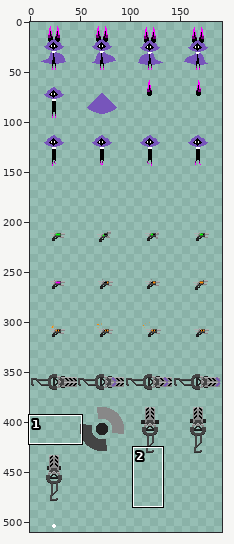
One commit to this sprite sheet: sprites/character.png. The picture above shows the old version from afar; the outline marks the close-up.
Close-up. The starting point:
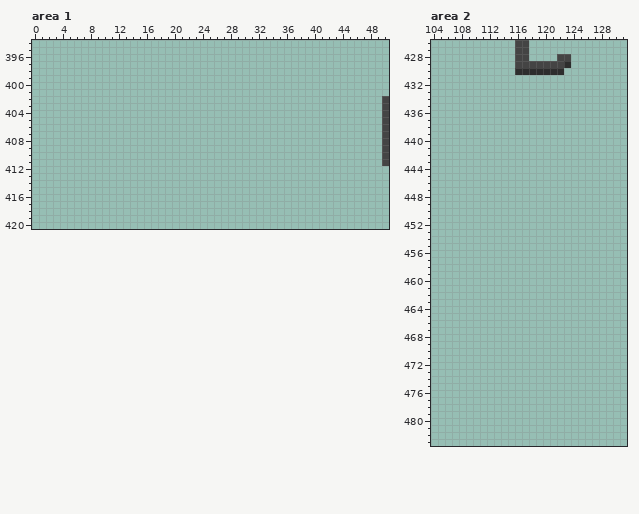
The file is 192x528 pixels. Shown: area 1: x 0..50, y 394..420; area 2: x 104..131, y 426..483. The old version is drawn lined up with the new one. The wide view leaves out empty margins. The commit also changed other parts of the picture, which this record leaves out.
New version:
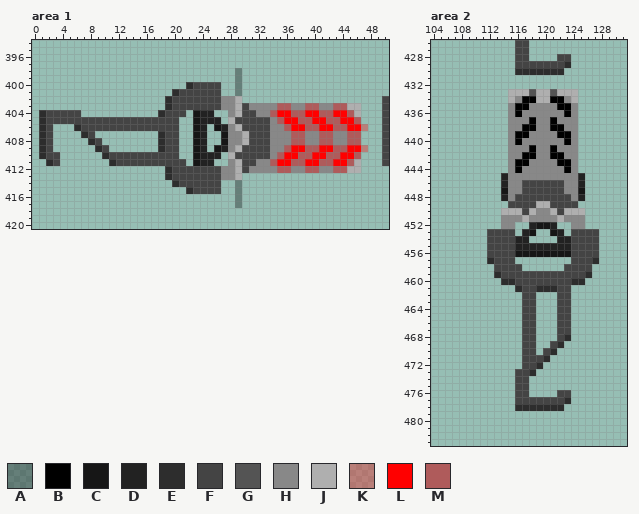
Palette (. is transparent): A #00000054  B #000000  C #161616  D #222222  E #2d2d2d  F #444444  G #545454  H #888888  J #afafaf  K #ff000054  L #ff0000  M #af5b5b
Edits made:
drawings rearranged on the sheet (the old picture shows each at its new place; 4 dropped ones are not shown)
Changed rows in their new state; - is an unchanged pixel.
Area 1:
first column x 1:
398 ----------------------------A------------------
399 ----------------------------A------------------
400 ---------------------EFFFF--A------------------
401 -------------------EFFFFFF--A------------------
402 ------------------EFFFFFFFHHJ------------------
403 ------------------EFFFFFFFHHJFHHHHMMHHMMHHMMJJ-
404 EFFFFF-----------EFFF-CDD--HJFFHHMLLMMLLMMLLMJ-
405 EFFFFFFFFFFFFFFFFFFF--CDDD-JFFFFFHMLLMMLLMMLLM-
406 EF---EFFFFFFFFFFFFFF--CD-CDHJFFFFHHMLLMMLLMMLLK
407 EF----EF---------EFF--CD--CHHJFFFHHHMMHHMMHHMM-
408 EF-----EF--------EFF--CD--CHHJFFFHHHMMHHMMHHMM-
409 EF------EF-------EFF--CD-CDHJFFFFHHMLLMMLLMMLLK
410 EFF------EFFFFFFFFFF--CDDD-JFFFFFHMLLMMLLMMLLM-
411 -EF-------EFFFFFFFFFF-CDD--HJFFHHMLLMMLLMMLLMJ-
412 ------------------EFFFFFFFHHJFHHHHMMHHMMHHMMJJ-
413 ------------------EFFFFFFFHHJ------------------
414 -------------------EFFFFFF--A------------------
415 ---------------------EFFFF--A------------------
416 ----------------------------A------------------
417 ----------------------------A------------------
Area 2:
first column x 112:
433 ---JJJGJJGJJJ---
434 ---JHBBJJBBHJ---
435 ---HBBHHHHBBH---
436 ---HBHHHHHHBH---
437 ---HHHBHHBHHH---
438 ---HHBBHHBBHH---
439 ---HBBHHHHBBH---
440 ---HBHHHHHHBH---
441 ---HHHBHHBHHH---
442 ---HHBBHHBBHH---
443 ---HBBHHHHBBH---
444 ---HBHHHHHHBH---
445 --DHHHHHHHHHHD--
446 --DHHFFFFFFHHD--
447 --CHHFFFFFFHHC--
448 --DHFFFFFFFFHD--
449 ---FFFFJJFFFF---
450 --JJJFJHHJFJJJ--
451 --HHHJHHHHJHHH--
452 --HH--DCCD--HH--
453 FFFF-DC--CD-FFFF
454 FFFFDD----DDFFFF
455 FFFFDDDDDDDDFFFF
456 FFFFCCCCCCCCFFFF
457 EFFF--------FFFE
458 -FFFF------FFFF-
459 -EFFFFFFFFFFFFE-
460 --EEFFFFFFFFEE--
461 ----EFFEEEFF----
462 -----FF---FF----
463 -----FF---FF----
464 -----FF---FF----
465 -----FF---FF----
466 -----FF---FF----
467 -----FF---FF----
468 -----FF---FE----
469 -----FF--FE-----
470 -----FF-FE------
471 -----FFFE-------
472 -----FFE--------
473 ----FFE---------
474 ----FF----------
475 ----FF----------
476 ----FF----FF----
477 ----FFFFFFFE----
478 ----EEEEEEE-----
